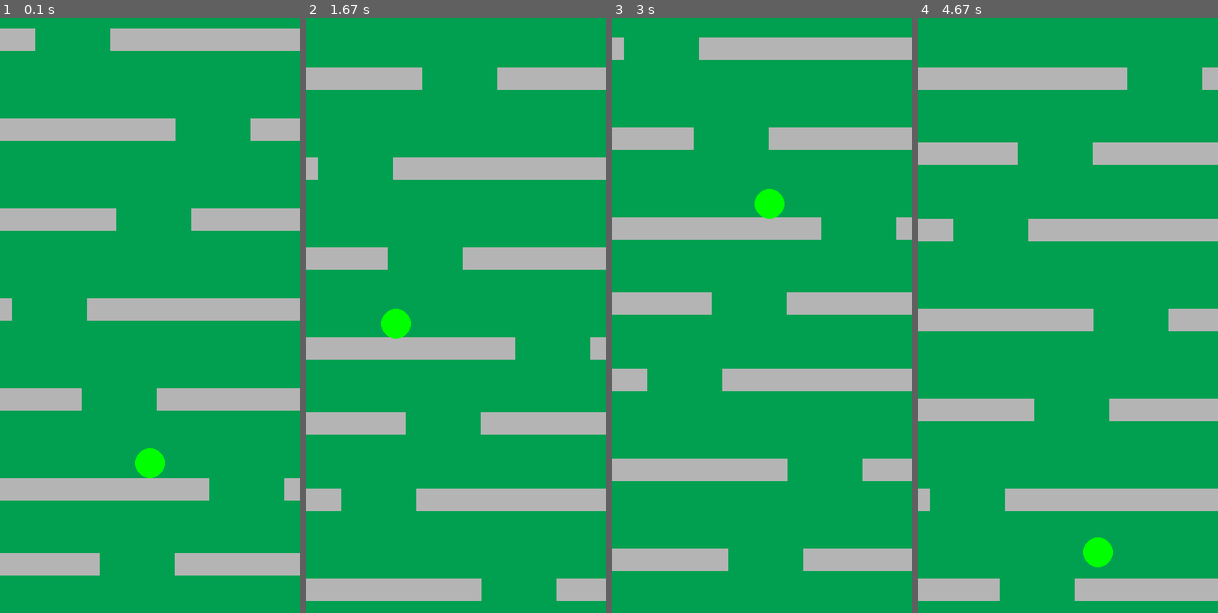
Above: before the commit, frames 1-4 (left to right).
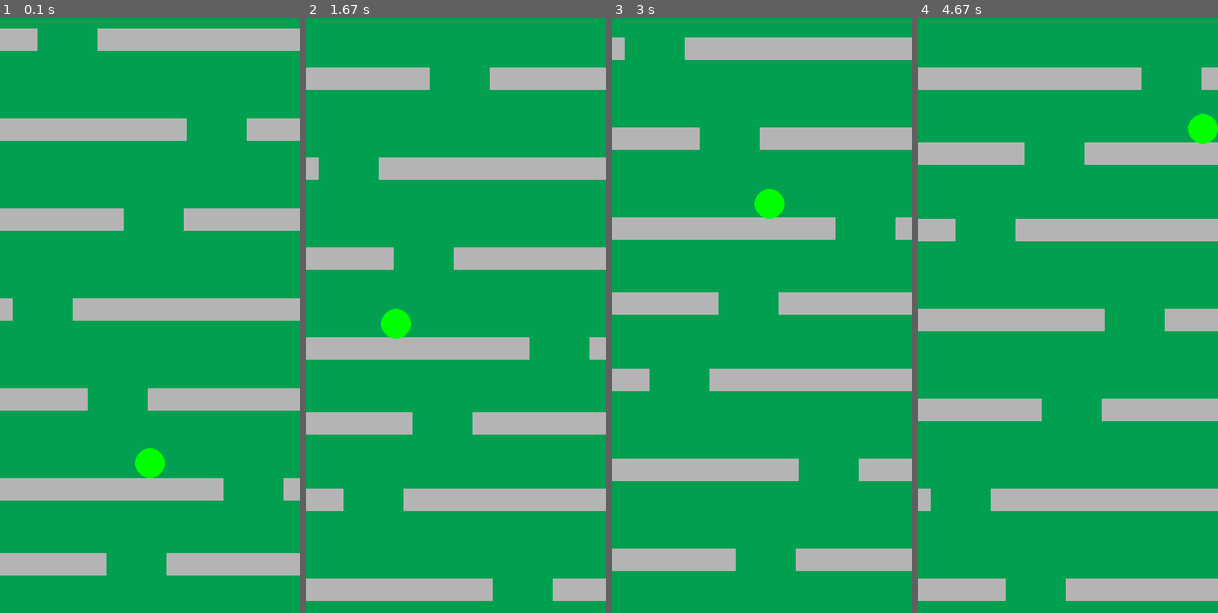
Above: after the commit, the same moments.

Repository: TheGoldKay/pygame-projects
Game: pygame game, started from falling_ball/main.py
The game is run twice, just before and just after one commit, with the same random seed, the same clock (stepped at 60 frames per second) and the same inputs.
Inputs:
- Up to frame 1 (0.1 s): no input
- Up to frame 2 (1.67 s): hold Left 0.33-0.87 s; hold Left 0.9-1.3 s; hold Right from 1.33 s (still down)
- Up to frame 3 (3 s): release Right at 1.97 s; hold Left 2-2.47 s; hold Right 2.5-2.97 s
- Up to frame 4 (4.67 s): hold Right 3-3.47 s; hold Right from 4.5 s (still down)

The runs differ from the first frame. In frame 1, 1.3% of the frame differs, in the area x 4-95%, y 1-94%; in frame 2, 1.3%; in frame 3, 1.3%; in frame 4, 2.1%, in the area x 4-100%, y 8-98%.

Commit message:
falling mechanic fix

Diff:
--- a/falling_ball/main.py
+++ b/falling_ball/main.py
@@ -15,16 +15,11 @@
 CIRCLE_CY = (WIN_HEIGHT / 2) + (WIN_HEIGHT / 4)
 CIRCLE_COLOR = (200, 200, 200)
 CIRCLE_SPEED = 5
-FALL = False
-OFF = 5
 
 BAR_HEIGHT = 30
 BAR_SPEED = 2
 
-OFF = 20
-HOLE_WIDTH = 60 + OFF * 2
-
-BAR_ON = None
+HOLE_WIDTH = 80
 
 def makeCircle(r, cx, cy):
   circle = pg.Rect(0, 0, r * 2, r * 2)
@@ -56,8 +51,7 @@
   pg.draw.circle(win, 'green', circle.center, CIRCLE_RADIUS)
   pg.display.update()
 
-def moveCircle(circle, left, right, bars):
-  global FALL
+def moveCircle(circle, left, right, bars, fall):
   if left:
     circle.x -=  CIRCLE_SPEED
     LEFT = True
@@ -69,29 +63,22 @@
   elif circle.x + CIRCLE_RADIUS * 2 >= WIN_WIDTH:
     circle.x = WIN_WIDTH - CIRCLE_RADIUS * 2
 
+  for bar, hole in bars:
+    rect = pg.Rect(hole.left, hole.top, HOLE_WIDTH, BAR_HEIGHT)
+    if circle.colliderect(rect):
+      fall = True
+    if circle.colliderect(bar) and not circle.colliderect(rect):
+          circle.y = bar.y - CIRCLE_RADIUS * 2
+          fall = False
 
-  for pair in bars:
-    bar, hole = pair
-    #left_rect = pg.Rect(hole.left, hole.top, OFF, BAR_HEIGHT)
-    #right_rect = pg.Rect(hole.right - OFF, hole.top, OFF, BAR_HEIGHT)
-    rect = pg.Rect(hole.left - OFF, hole.top - OFF, HOLE_WIDTH + OFF * 2, BAR_HEIGHT)
-    if circle.colliderect(rect):
-      FALL = True
-    #else:
-    if circle.colliderect(bar):
-          #if (circle.colliderect(hole) or circle.colliderect(left_rect) or circle.colliderect(right_rect)):
-          #if not (bar.top < circle.bottom < bar.bottom or bar.right < circle.bottom < bar.bottom):
-          circle.y = bar.y - CIRCLE_RADIUS * 2
-          FALL = False
-
-  if FALL:
+  if fall:
     circle.y += CIRCLE_SPEED
 
   if circle.y <= 0:
     circle.y = WIN_HEIGHT
   elif circle.y + CIRCLE_RADIUS * 2 >= WIN_HEIGHT:
     circle.y = WIN_HEIGHT - CIRCLE_RADIUS * 2
-  return circle
+  return circle, fall
 
 def moveBars(bars):
   for i, pair in enumerate(bars):
@@ -111,8 +98,7 @@
   pg.display.set_caption("Falling Ball")
   RIGHT = False
   LEFT = False
-  #FALL = False
-  BAR_ON = None
+  FALL = False
   run = True
   bars = makeBars()
   while run:
@@ -130,53 +116,7 @@
       elif event.type == pg.KEYUP:
         LEFT = False
         RIGHT = False
-    #circle = moveCircle(circle, LEFT, RIGHT, bars)
-    #global FALL
-    if LEFT:
-      circle.x -=  CIRCLE_SPEED
-      LEFT = True
-    elif RIGHT:
-      circle.x += CIRCLE_SPEED
-      RIGHT = True
-    if circle.x <= 0:
-      circle.x = 0
-    elif circle.x + CIRCLE_RADIUS * 2 >= WIN_WIDTH:
-      circle.x = WIN_WIDTH - CIRCLE_RADIUS * 2
-
-    for j, pair in enumerate(bars):
-      bar, hole = pair
-      #left_rect = pg.Rect(hole.left, hole.top, OFF, BAR_HEIGHT)
-      #right_rect = pg.Rect(hole.right - OFF, hole.top, OFF, BAR_HEIGHT)
-      rect = pg.Rect(hole.left - OFF, hole.top - OFF, HOLE_WIDTH + OFF * 2, BAR_HEIGHT)
-      if circle.colliderect(rect) and BAR_ON:
-        #FALL = True
-        if BAR_ON+1 == len(bars):
-          i = 0
-        else:
-          i = BAR_ON
-        while not bars[i-1][0].colliderect(circle):
-          circle.y += CIRCLE_SPEED
-          bars = moveBars(bars)
-          drawDisplay(screen, circle, bars)
-          clock.tick(FPS)
-        BAR_ON = i
-
-      #else:
-      if circle.colliderect(bar):
-            #if (circle.colliderect(hole) or circle.colliderect(left_rect) or circle.colliderect(right_rect)):
-            #if not (bar.top < circle.bottom < bar.bottom or bar.right < circle.bottom < bar.bottom):
-            circle.y = bar.y - CIRCLE_RADIUS * 2
-            #FALL = False
-            BAR_ON = j
-
-      #if FALL:
-      #  circle.y += CIRCLE_SPEED
-
-      if circle.y <= 0:
-        circle.y = WIN_HEIGHT
-      elif circle.y + CIRCLE_RADIUS * 2 >= WIN_HEIGHT:
-        circle.y = WIN_HEIGHT - CIRCLE_RADIUS * 2
-
+    circle, FALL = moveCircle(circle, LEFT, RIGHT, bars, FALL)
     bars = moveBars(bars)
     drawDisplay(screen, circle, bars)
   pg.quit()
